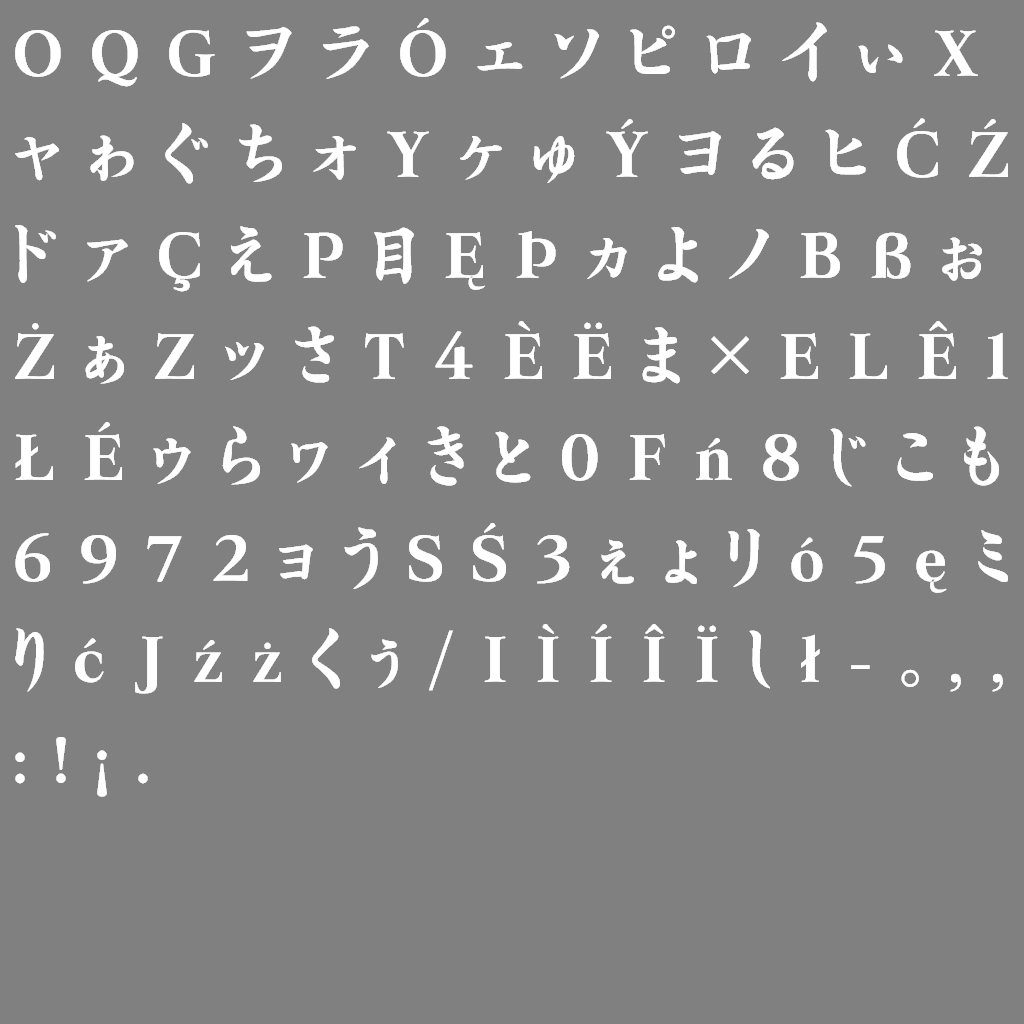
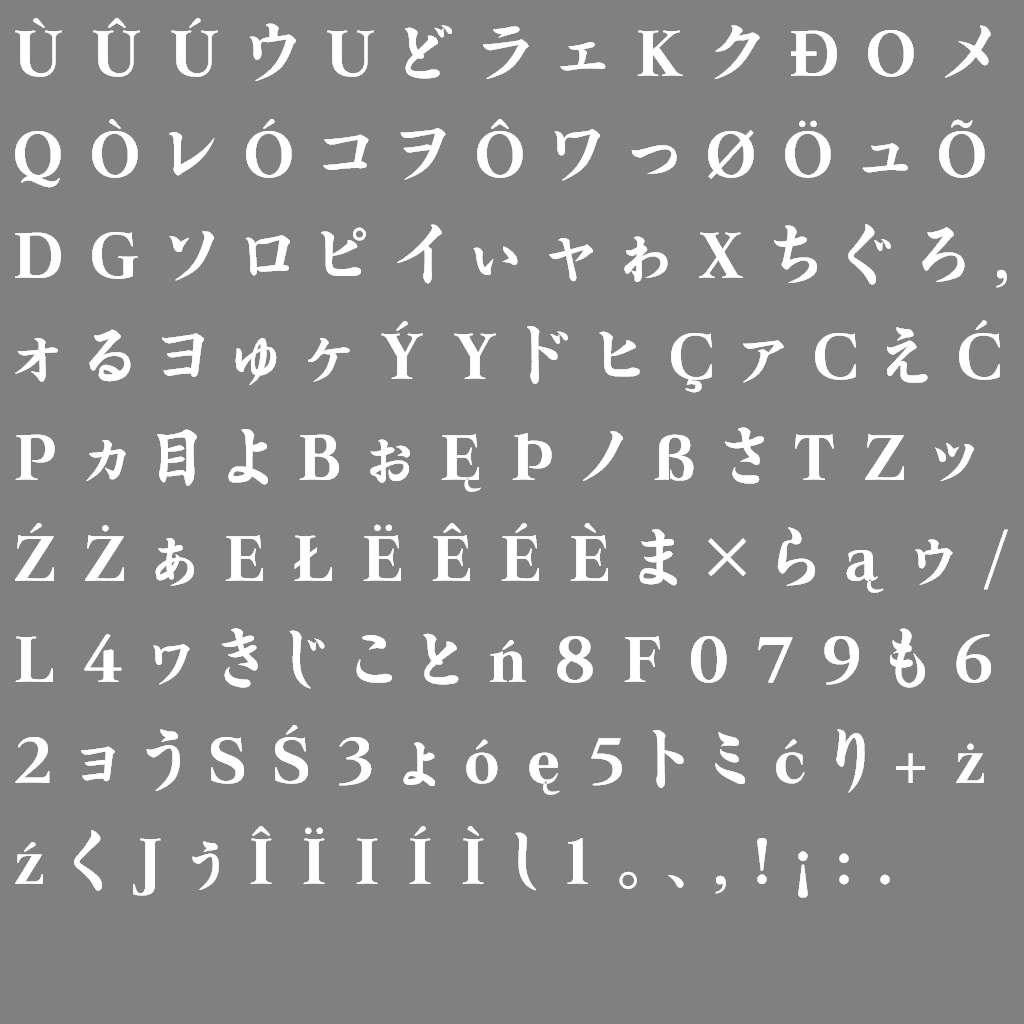
Layered file, before and after one edit (1024 × 1024). Changes by layer:
painted on "skill select_2" over 15, 18, 1008, 898
